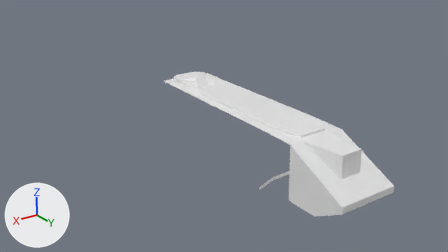
The Blender file ship.blend: old version first, new version second.
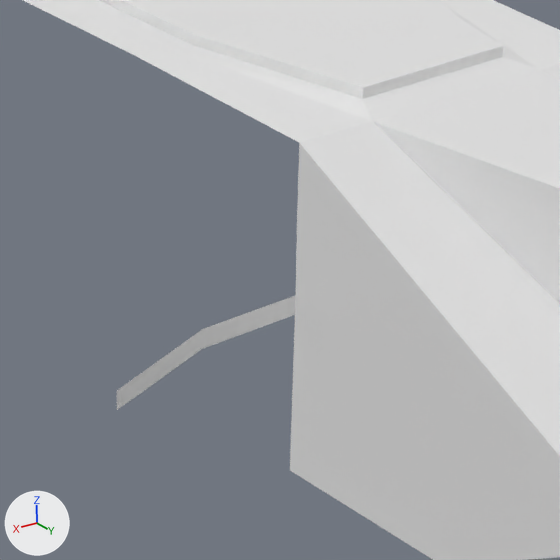
There are two pictures of each version: one from the file's camera 'Camera', one close up on the part from 53% to 75% of the width and 48% to 86% of the height. Arrows for +X, +Y and +Z are at lower left; the lights stay in place.
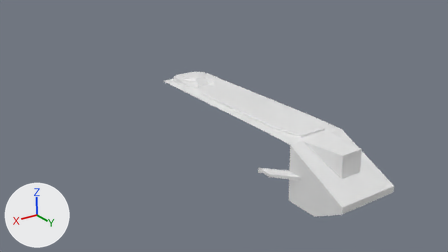
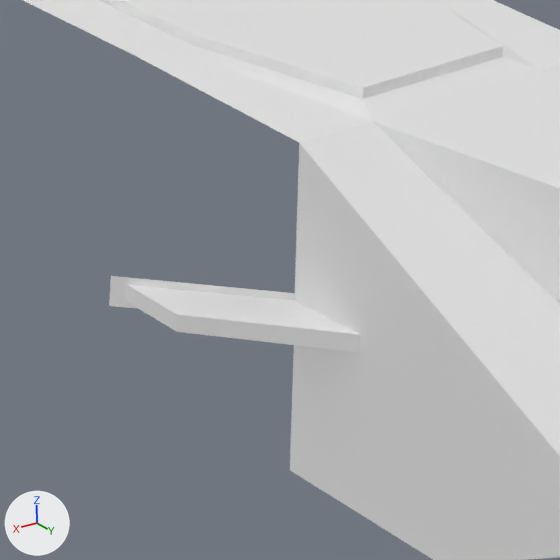
What differs and where, as boxes (x1, y1, x2, y2) in the close-ups (560 x 560 px):
part 1 of me_plane, built on: before (117, 143, 560, 560); after (109, 143, 560, 560)

The change, as a list of edits to the scene's bpy script:
```text
Change me_plane:
    used by ob_plane; location = (0.0, 0.0, 0.013)
    remove me_plane.from_pydata(...)  # 132 vertices, 42 faces, 66 loose edges; spans x 0.0..2.6, y -3.99..4.3, z -0.22..1.28
    add me_plane.from_pydata(...)  # 146 vertices, 46 faces, 71 loose edges; spans x 0.0..2.6, y -3.99..4.3, z -0.22..1.28
    me_plane part 1
    6 vertices are removed from x 0.48..0.99, y 3.33, z 0.17..0.47
    4 faces are deleted
    20 vertices are added at x 0.17..1.0, y 2.76..4.29, z -0.15..0.31
    5 loose edges are added
    8 new faces join them
```
